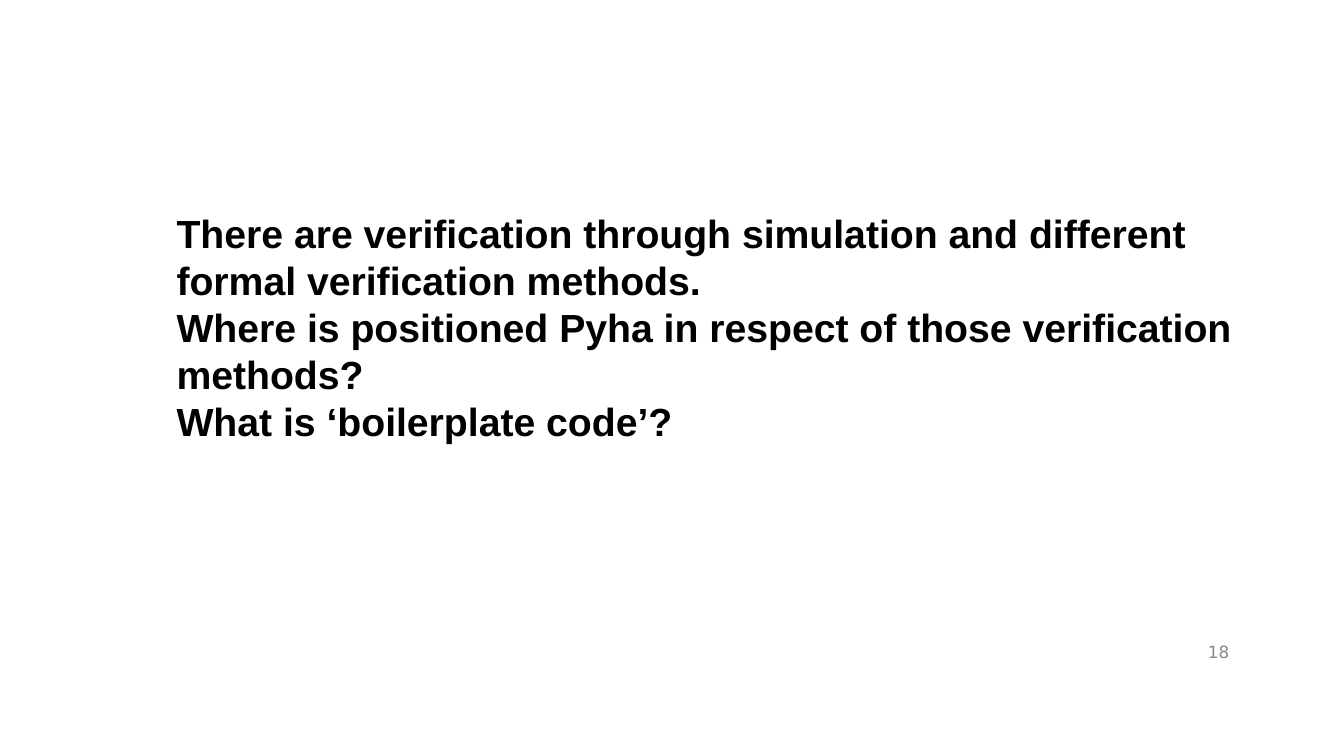
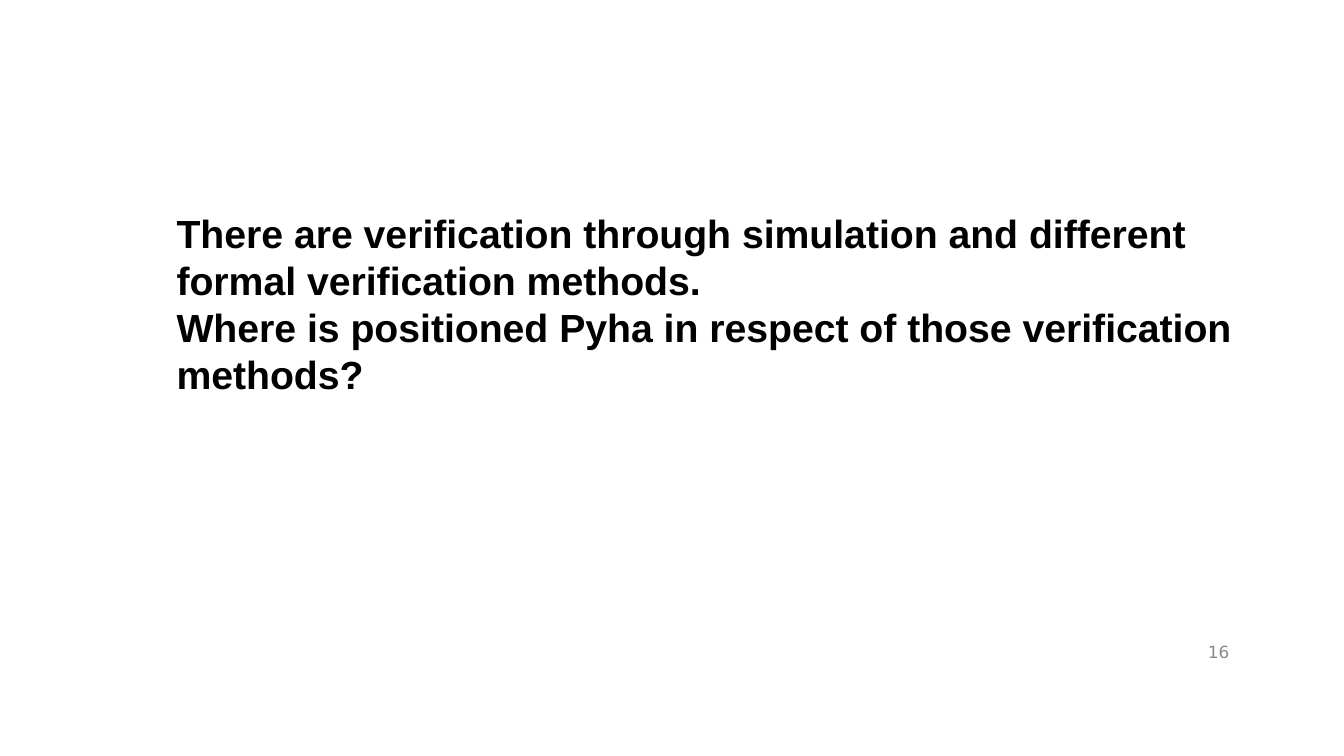
Before and after one commit to gasparka/thesis, a slide deck: slide 16 of presentation.odp (slide 18 before the commit). Drawn at 1344x756 pixels with LibreOffice and Linux fonts; fonts in the diff are those of the drawing; background and template pictures are left out. Boxes give left, top, right and bottom in pixels: in the first picture for what was removed or moved away, otherwise in the second. Text is boxed around its words. In the diff, an @@ line names an element or a change of style, - is before the commit and + after.

```diff
--- a/presentation.odp
+++ b/presentation.odp
@@ text at box(177, 407, 672, 444): paragraph removed @@
-What is ‘boilerplate code’?
@@ page number at box(1208, 645, 1229, 658): text changed @@
-18
+16
```
Also in this commit, not shown: 8 other slides changed, 2 slides added, 4 slides removed, 1 other file.
